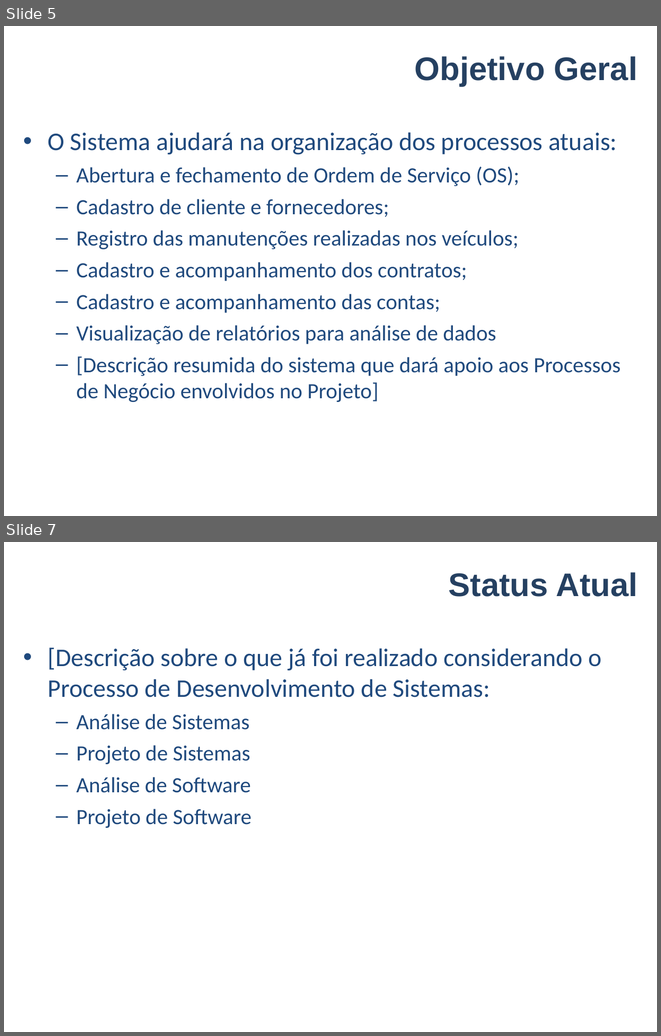
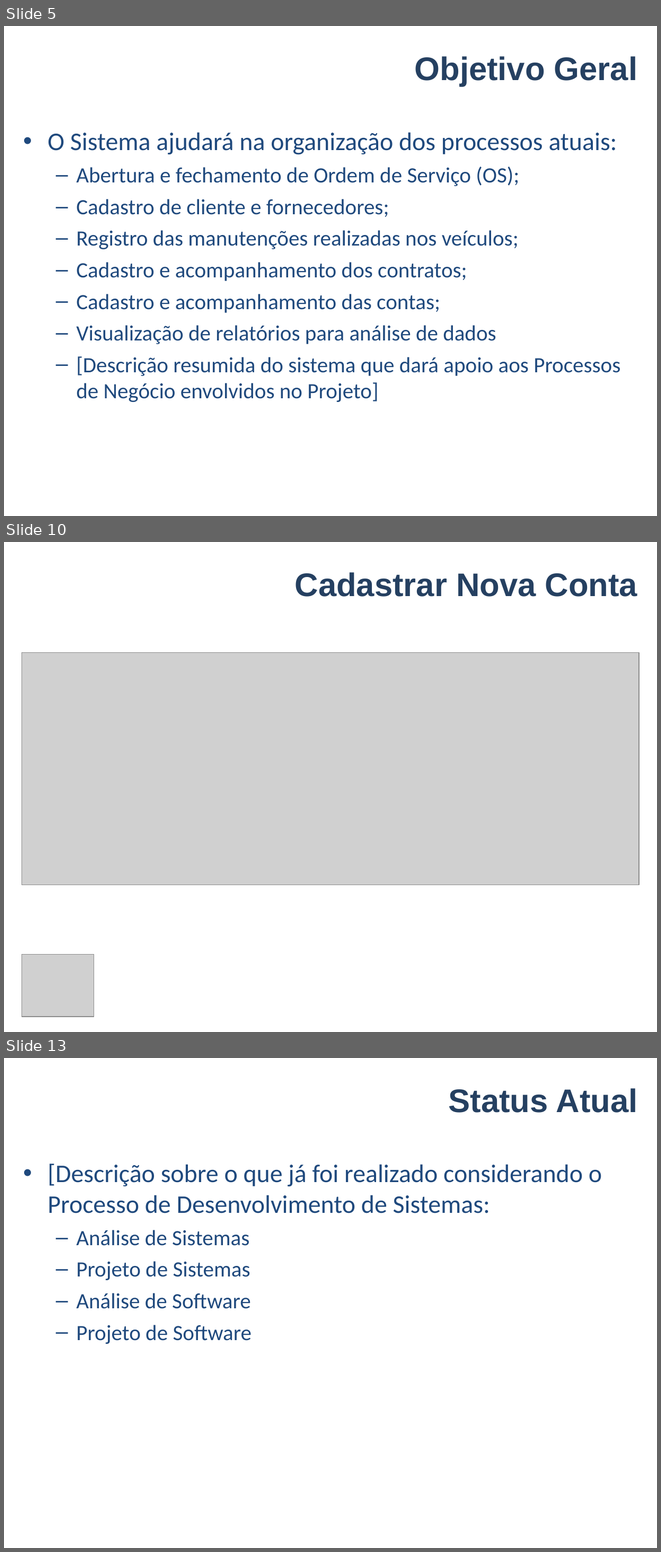
Before and after one commit to smrpuc/pos-fit-es10, a slide deck: Material Aulas/Metodologia de Pesquisa/FIT-TCC-Grupo04.ppt. Shown one above the other, each under a label of ours: slides 5 and 7 before the commit, slides 5, 10 and 13 after it; the slides between them are not shown. The pictures are 661x1036 and 661x1552 pixels, drawn with LibreOffice and Linux fonts; fonts in the diff are those of the drawing; grey boxes stand for pictures; background and template pictures are left out. Boxes give left, top, right and bottom in pixels: in the first picture for what was removed or moved away, otherwise in the second. Text is boxed around its words. In the diff, an @@ line names an element or a change of style, - is before the commit and + after.

```diff
--- a/Material Aulas/Metodologia de Pesquisa/FIT-TCC-Grupo04.ppt
+++ b/Material Aulas/Metodologia de Pesquisa/FIT-TCC-Grupo04.ppt
@@ slide 10 added at box(4, 542, 657, 1032), background #FFFFFF @@
@@ title added at box(295, 572, 637, 597), 36 pt, text #254061, bold @@
+Cadastrar Nova Conta
@@ picture added at box(21, 652, 639, 884) @@
@@ picture added at box(21, 954, 94, 1017) @@
@@ what was slide 7 is now slide 13 @@
```
Also in this commit, not shown: 1 slide changed, 5 other slides added.
